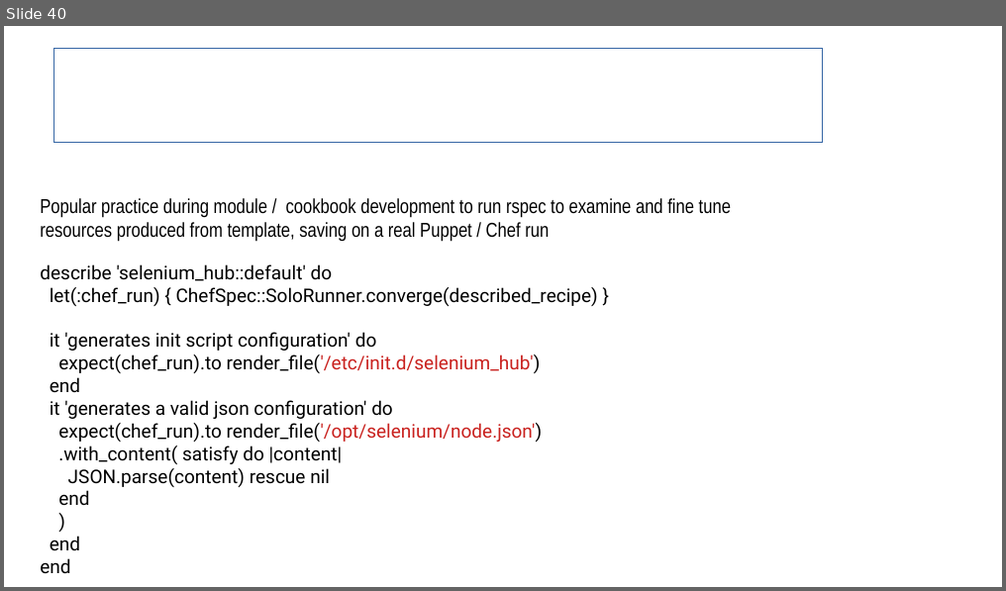
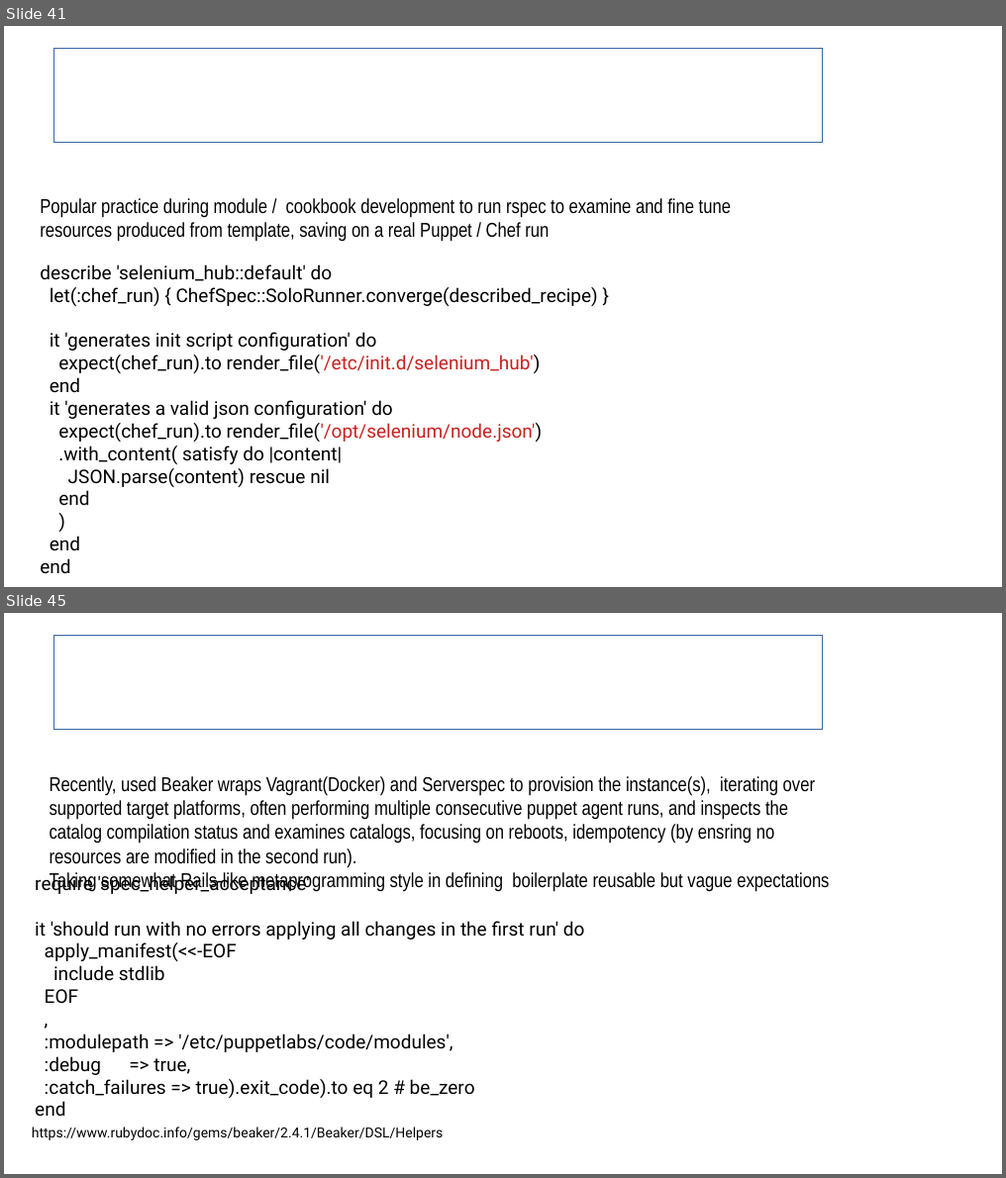
Before and after one commit to sergueik/uru_serverspec, a slide deck: Serverspec Integration in Cloud Provision.odp. Shown one above the other, each under a label of ours: slide 40 before the commit, slides 41 and 45 after it; the slides between them are not shown. The pictures are 1006x591 and 1006x1178 pixels, drawn with LibreOffice and Linux fonts; fonts in the diff are those of the drawing; background and template pictures are left out. Boxes give left, top, right and bottom in pixels: in the first picture for what was removed or moved away, otherwise in the second. Text is boxed around its words. In the diff, an @@ line names an element or a change of style, - is before the commit and + after.

Commit message:
added a memo about Beaker

```diff
--- a/Serverspec Integration in Cloud Provision.odp
+++ b/Serverspec Integration in Cloud Provision.odp
@@ slide 45 added at [4, 613, 1002, 1174], background #FFFFFF @@
@@ title added at [54, 636, 823, 730], outline #3465A4 0 pt, 31.1 pt, text #FFFFFF, bold @@
+Puppet Beaker Integration testing tool
@@ text added at [50, 776, 829, 892], 16 pt, text #000000 @@
+Recently, used Beaker wraps Vagrant(Docker) and Serverspec to provision the instance(s), iterating over supported target platforms, often performing multiple consecutive puppet agent runs, and inspects the catalog compilation status and examines catalogs, focusing on reboots, idempotency (by ensring no resources are modified in the second run).
+Taking somewhat Rails-like metaprogramming style in defining boilerplate reusable but vague expectations
@@ text added at [35, 872, 585, 1117], 15 pt, text #000000 @@
+require 'spec_helper_acceptance'
+it 'should run with no errors applying all changes in the first run' do
+apply_manifest(<<-EOF
+include stdlib
+EOF
+,
+:modulepath => '/etc/puppetlabs/code/modules',
+:debug => true,
+:catch_failures => true).exit_code).to eq 2 # be_zero
+end
@@ text added at [32, 1127, 444, 1141], 11 pt, text #000000 @@
+https://www.rubydoc.info/gems/beaker/2.4.1/Beaker/DSL/Helpers
@@ what was slide 40 is now slide 41 @@
```
Also in this commit, not shown: 2 slides changed, 2 other slides added, 2 other files.
